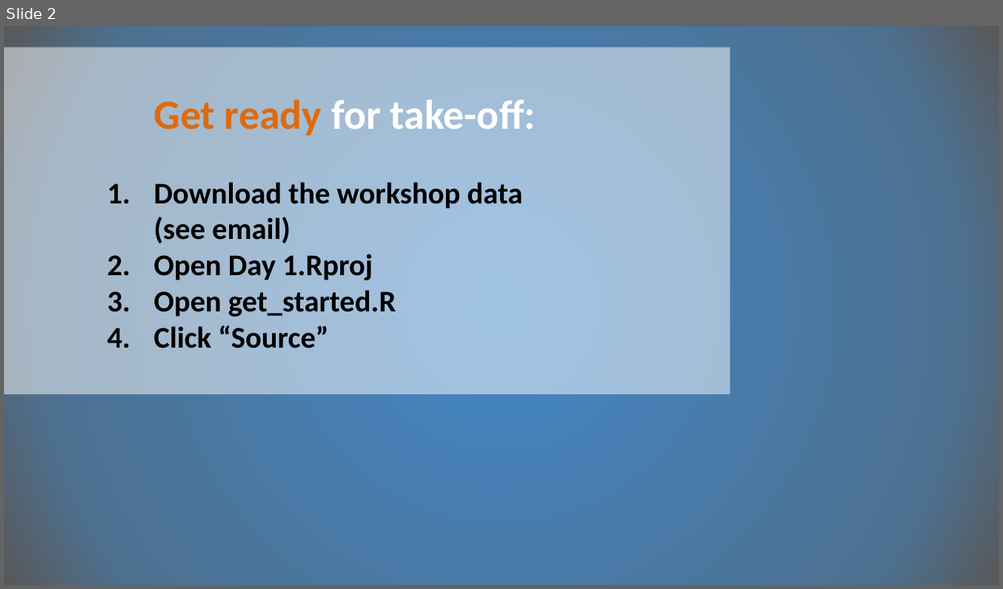
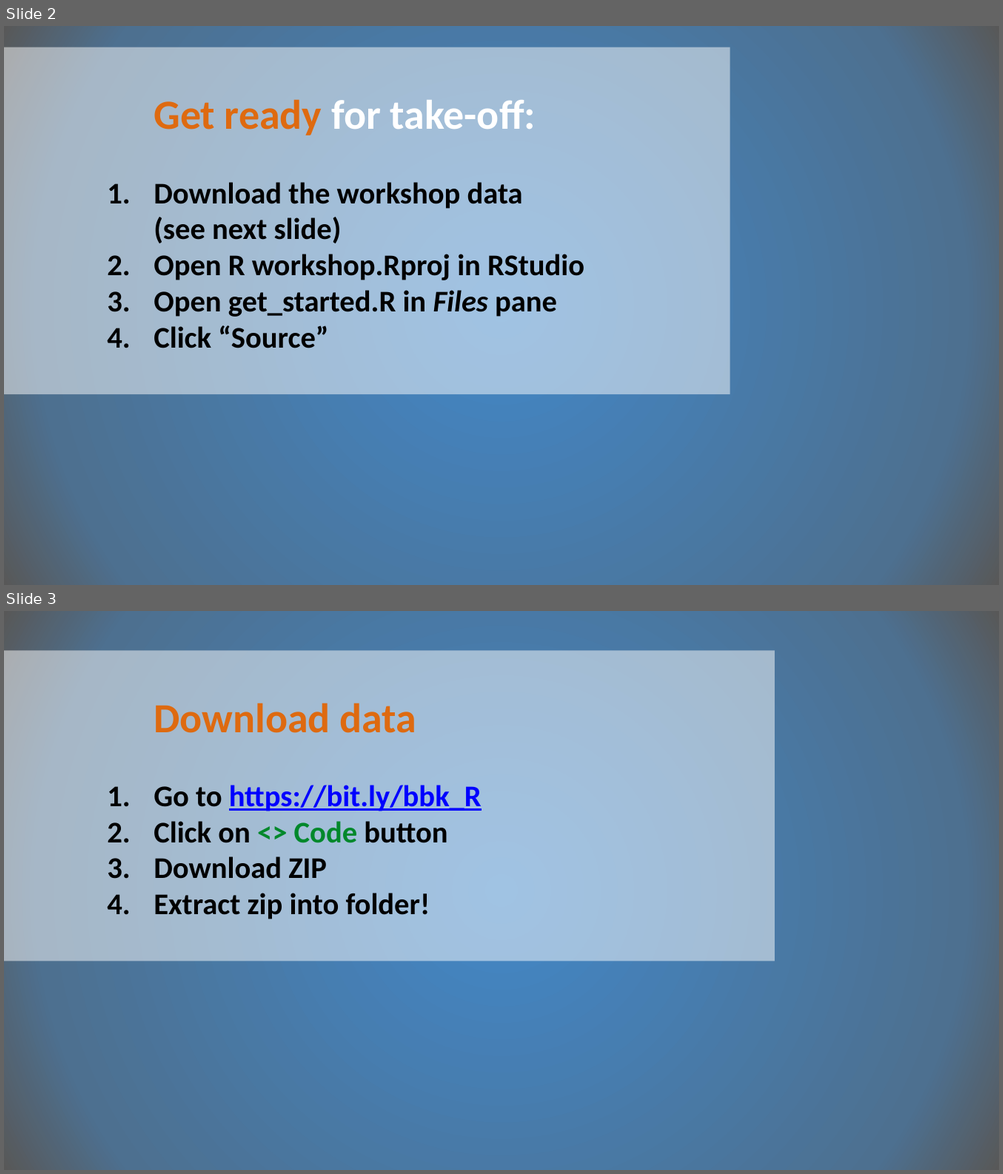
Before and after one commit to LukasWallrich/bbk_bbs_R_workshop, a slide deck: Day 1/Slides/00-Preclass-loop.pptx. Shown one above the other, each under a label of ours: slide 2 before the commit, slides 2 and 3 after it. The pictures are 1003x589 and 1003x1174 pixels, drawn with LibreOffice and Linux fonts; fonts in the diff are those of the drawing; background and template pictures are left out. Boxes give left, top, right and bottom in pixels: in the first picture for what was removed or moved away, otherwise in the second. Text is boxed around its words. In the diff, an @@ line names an element or a change of style, - is before the commit and + after.

```diff
--- a/Day 1/Slides/00-Preclass-loop.pptx
+++ b/Day 1/Slides/00-Preclass-loop.pptx
@@ slide 3 added at box(4, 611, 999, 1170), background gradient #4287C7 to #4D7090 to #585858 @@
@@ rectangle added at box(4, 650, 774, 962), fill #FFFFFF at 50% opacity, 58 pt, text #000000, bold @@
+Download data
+      1. Go to https://bit.ly/bbk_R
+      2. Click on <> Code button
+      3. Download ZIP
+      4. Extract zip into folder!
@@ slide 2 changed as well @@
@@ text in rectangle at box(153, 182, 584, 317): text changed @@
-      1. Download the workshop data
-         (see email)
-      2. Open Day 1.Rproj
-      3. Open get_started.R
+      1. Download the workshop data
+         (see next slide)
+      2. Open R workshop.Rproj in RStudio
+      3. Open get_started.R in Files pane
```
Also in this commit, not shown: 1 other slide changed, 23 other files.
